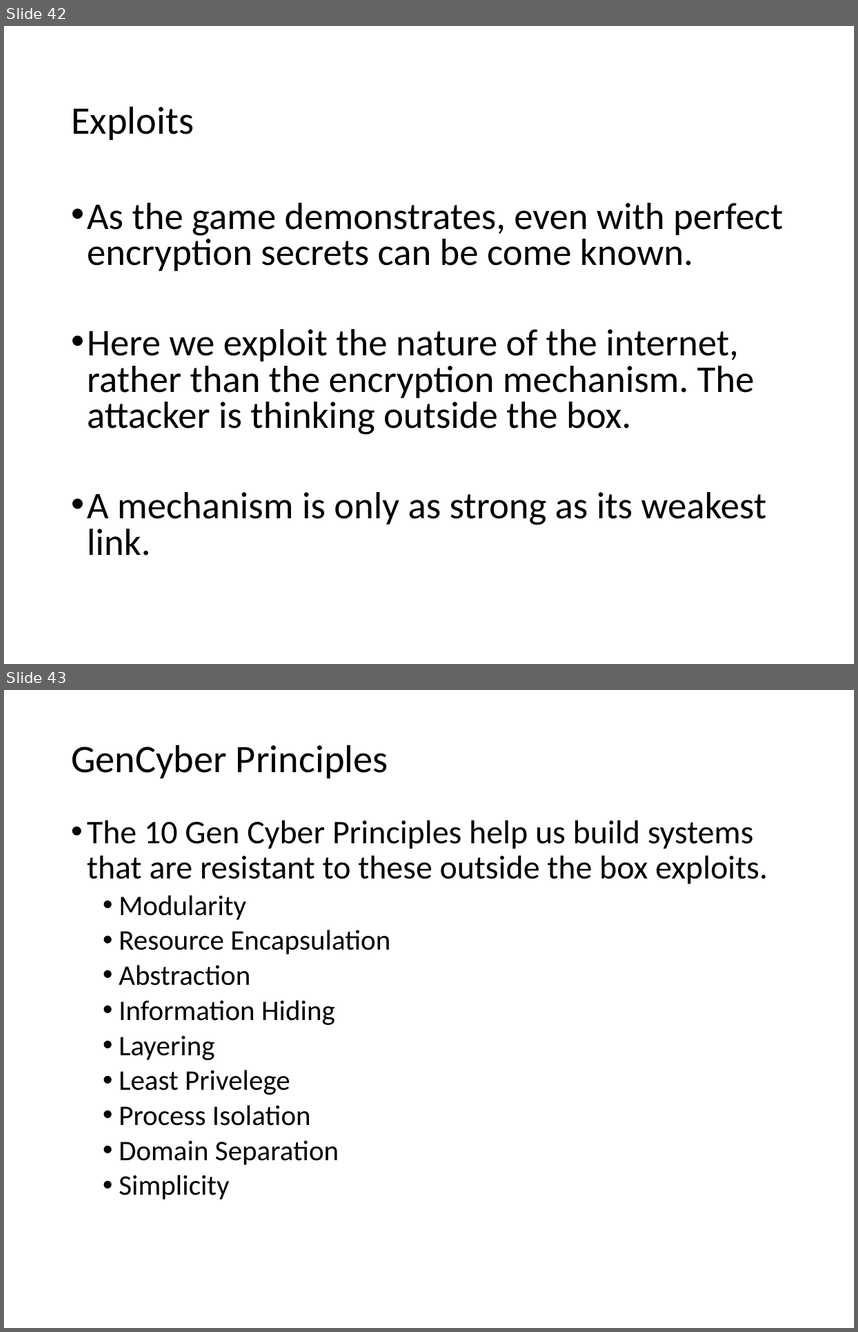
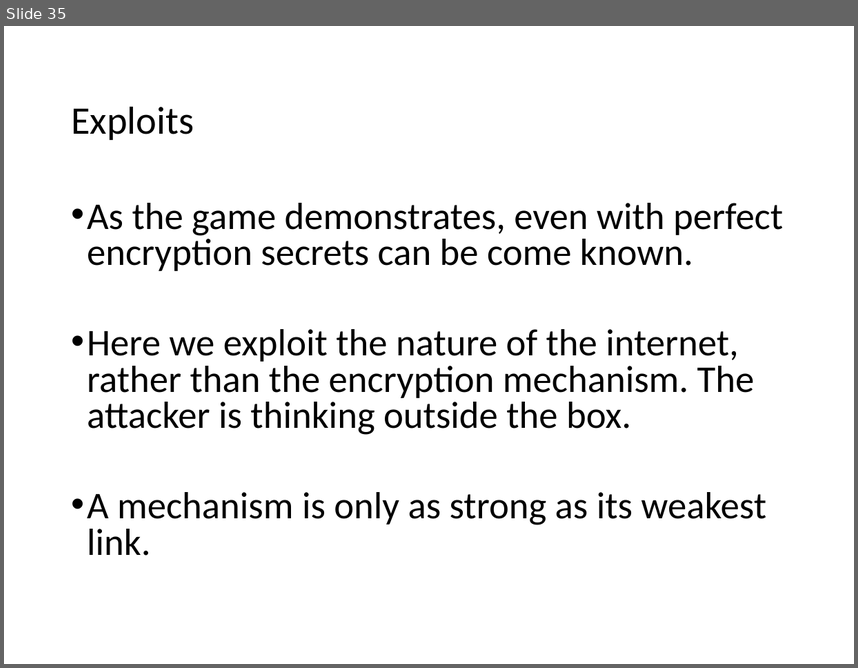
Before and after one commit to wu4f/cyberpdx-crypto, a slide deck: www/static/NetWorkProtocolsLecture4.pptx. Shown one above the other, each under a label of ours: slides 42 and 43 before the commit, slide 35 after it. The pictures are 858x1332 and 858x668 pixels, drawn with LibreOffice and Linux fonts; fonts in the diff are those of the drawing. Boxes give left, top, right and bottom in pixels: in the first picture for what was removed or moved away, otherwise in the second. Text is boxed around its words. In the diff, an @@ line names an element or a change of style, - is before the commit and + after.

```diff
--- a/www/static/NetWorkProtocolsLecture4.pptx
+++ b/www/static/NetWorkProtocolsLecture4.pptx
@@ slide 43 removed at box(4, 690, 854, 1328), background #FFFFFF @@
@@ title removed at box(71, 745, 388, 778) @@
-GenCyber Principles
@@ text removed at box(87, 820, 768, 1199) @@
-• The 10 Gen Cyber Principles help us build systems that are resistant to these outside the box exploits.
-  • Modularity
-  • Resource Encapsulation
-  • Abstraction
-  • Information Hiding
-  • Layering
-  • Least Privelege
-  • Process Isolation
-  • Domain Separation
-  • Simplicity
@@ what was slide 42 is now slide 35 @@
```
Also in this commit, not shown: 10 slides changed, 2 slides added, 8 other slides removed, 4 other files.
